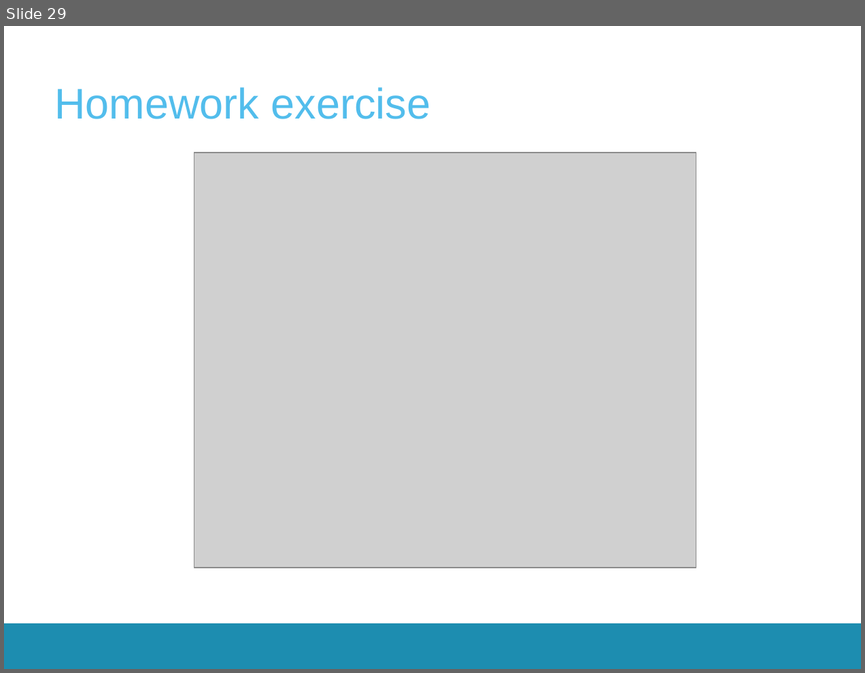
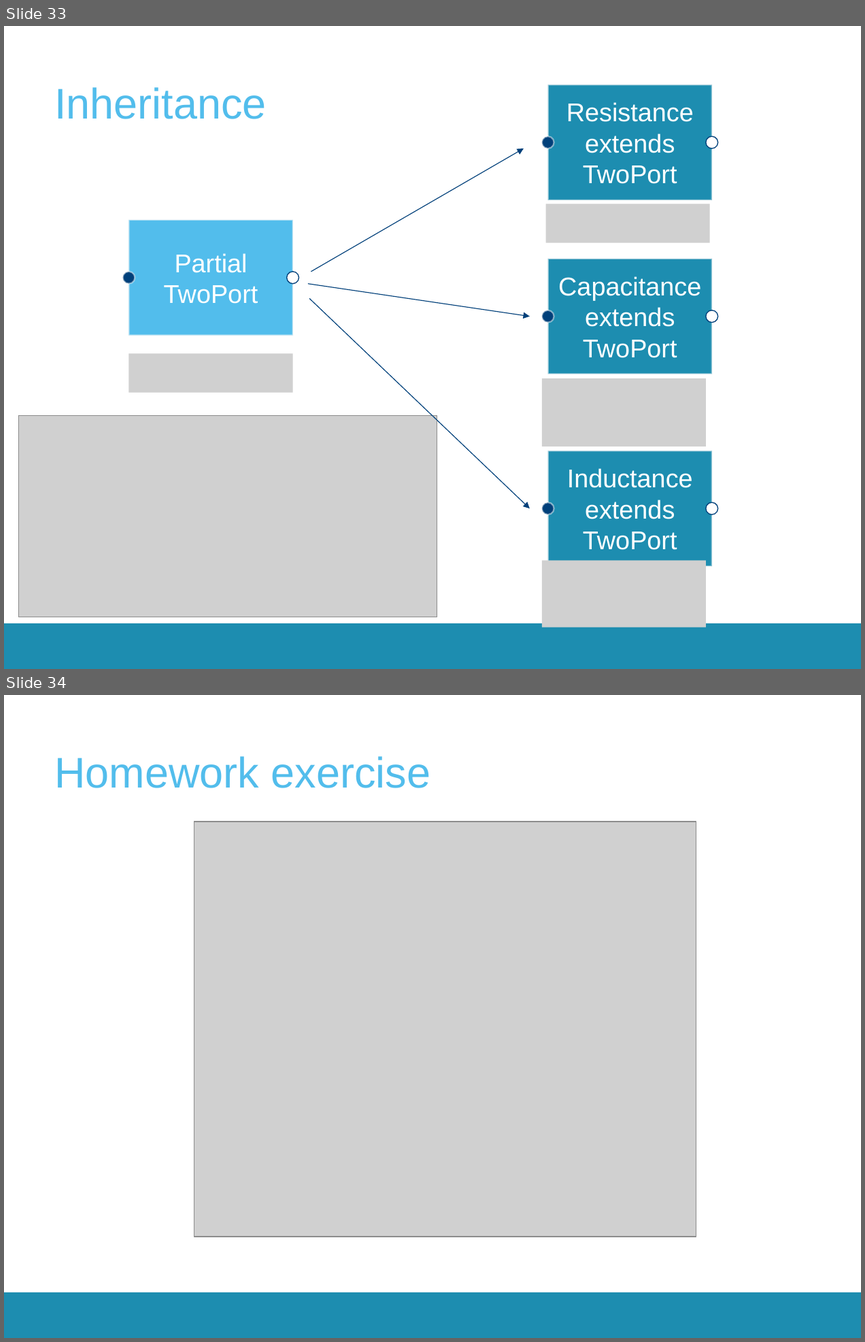
Before and after one commit to aswathnaray/__CrashCourse__, a slide deck: 2017-2018/Presentations/CrashCourse_2016.pptx. Shown one above the other, each under a label of ours: slide 29 before the commit, slides 33 and 34 after it. The pictures are 865x673 and 865x1342 pixels, drawn with LibreOffice and Linux fonts; fonts in the diff are those of the drawing; grey boxes stand for pictures; background and template pictures are left out. Boxes give left, top, right and bottom in pixels: in the first picture for what was removed or moved away, otherwise in the second. Text is boxed around its words. In the diff, an @@ line names an element or a change of style, - is before the commit and + after.

```diff
--- a/2017-2018/Presentations/CrashCourse_2016.pptx
+++ b/2017-2018/Presentations/CrashCourse_2016.pptx
@@ slide 33 added at <box>4,26,861,669</box>, background #FFFFFF; not listed: 1 template element that a slide beside it also shows @@
@@ rectangle added at <box>548,84,712,200</box>, fill #1D8DB0, outline #F9F9F9 1.35 pt, 24 pt, text #FFFFFF @@
+Resistance
+extends TwoPort
@@ title added at <box>54,87,266,119</box>, 40 pt, text #52BDEC @@
+Inheritance
@@ ellipse added at <box>541,136,554,148</box>, fill #00407A, outline #F9F9F9 1.35 pt @@
@@ ellipse added at <box>706,136,718,148</box>, fill #FFFFFF, outline #00407A 0.85 pt @@
@@ arrow added from (311, 271) to (524, 148), #00407A 0.75 pt @@
@@ picture added at <box>545,204,710,243</box> @@
@@ rectangle added at <box>129,220,293,335</box>, fill #52BDEC, outline #F9F9F9 1.35 pt, 24 pt, text #FFFFFF @@
+Partial
+TwoPort
@@ rectangle added at <box>548,259,712,375</box>, fill #1D8DB0, outline #F9F9F9 1.35 pt, 24 pt, text #FFFFFF @@
+Capacitance
+extends TwoPort
@@ ellipse added at <box>123,271,135,284</box>, fill #00407A, outline #F9F9F9 1.35 pt @@
@@ ellipse added at <box>287,271,299,284</box>, fill #FFFFFF, outline #00407A 0.85 pt @@
@@ arrow added from (308, 284) to (530, 316), #00407A 0.75 pt @@
@@ arrow added from (309, 298) to (530, 508), #00407A 0.75 pt @@
@@ ellipse added at <box>541,310,554,322</box>, fill #00407A, outline #F9F9F9 1.35 pt @@
@@ ellipse added at <box>706,310,718,322</box>, fill #FFFFFF, outline #00407A 0.85 pt @@
@@ picture added at <box>129,354,293,393</box> @@
@@ picture added at <box>541,378,706,446</box> @@
@@ picture added at <box>19,416,436,617</box> @@
@@ rectangle added at <box>548,451,712,567</box>, fill #1D8DB0, outline #F9F9F9 1.35 pt, 24 pt, text #FFFFFF @@
+Inductance
+extends TwoPort
@@ ellipse added at <box>541,502,554,514</box>, fill #00407A, outline #F9F9F9 1.35 pt @@
@@ ellipse added at <box>706,502,718,514</box>, fill #FFFFFF, outline #00407A 0.85 pt @@
@@ picture added at <box>541,560,706,628</box> @@
@@ what was slide 29 is now slide 34 @@
```
Also in this commit, not shown: 15 slides changed, 13 other slides added, 10 slides removed.
